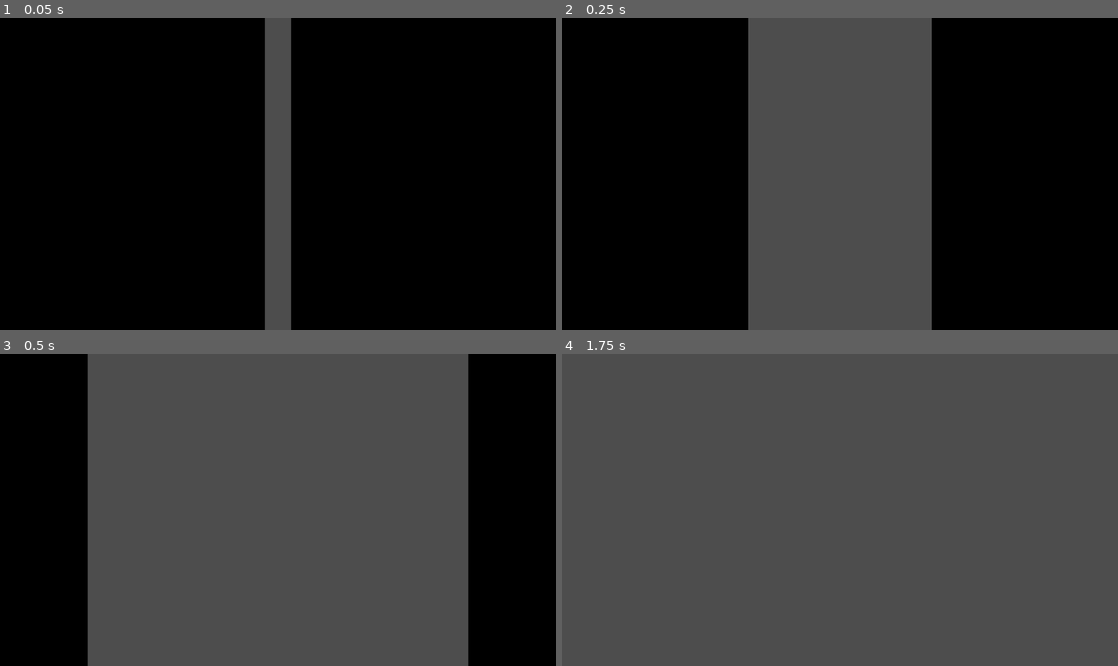
Above: before the commit, frames 1-4 (two rows, left to right).
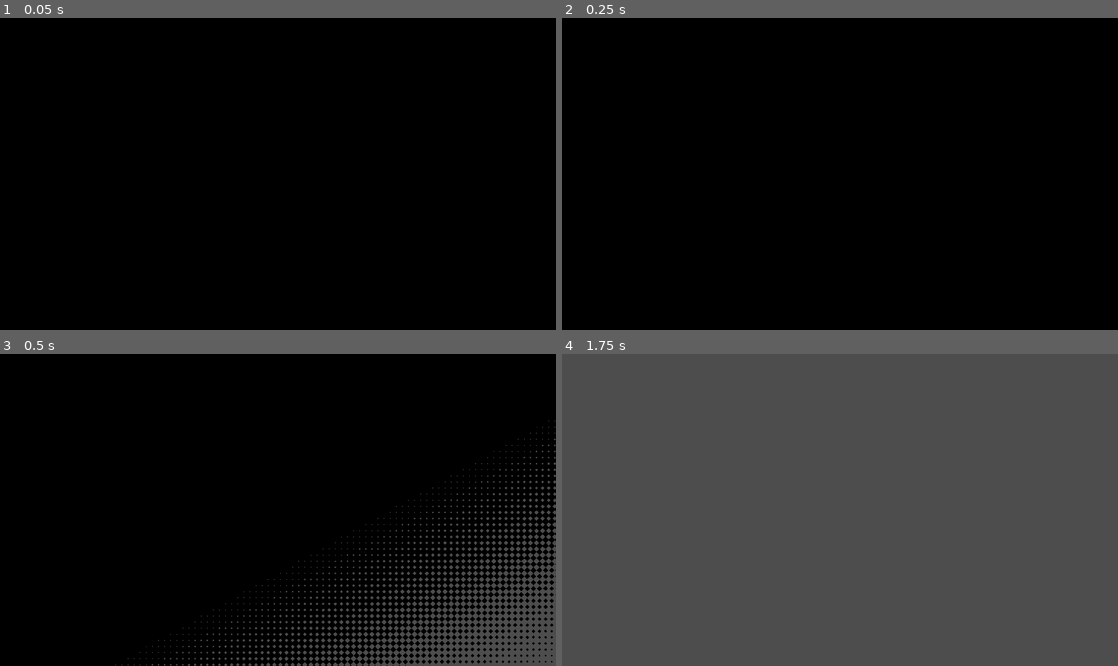
Above: after the commit, the same moments.

Repository: jcmljunior/hello
Game: Godot game, scene res://Motion/NodeTransition/Objects/NodeTransition.tscn
Same seed, same stepped clock (60 frames per second), same inputs: the game is played once before the commit and once after it. This scene is started directly instead of the project's main scene.
Inputs:
- Up to frame 1 (0.05 s): no input
- Up to frame 2 (0.25 s): no input
- Up to frame 3 (0.5 s): no input
- Up to frame 4 (1.75 s): hold Right (move_right) from 0.53 s (still down); tap Space (jump) at 0.77, 1.52 s; tap Enter at 1.25 s

The runs differ from the first frame. In frame 1, 4.8% of the frame differs, in the area x 47-53%, y 0-100%; in frame 2, 33%; in frame 3, 70%, in the area x 15-100%, y 0-100%; in frame 4, nothing differs.

Commit message:
Implementação da StateMachine no componente NodeTransition.

Diff:
--- a/Motion/NodeTransition/Objects/NodeTransition.tscn
+++ b/Motion/NodeTransition/Objects/NodeTransition.tscn
@@ -1,7 +1,11 @@
-[gd_scene load_steps=8 format=3 uid="uid://bxg4hifv5i6y1"]
+[gd_scene load_steps=12 format=3 uid="uid://bxg4hifv5i6y1"]
 
 [ext_resource type="Script" path="res://Motion/NodeTransition/Scripts/NodeTransition.gd" id="1_q184u"]
 [ext_resource type="Shader" uid="uid://bo3cbiqt4cblw" path="res://Motion/NodeTransition/Shader/NodeTransition.tres" id="1_u72vq"]
+[ext_resource type="PackedScene" uid="uid://dd3msna3abrjj" path="res://Motion/StateMachine/Object/StateMachine.tscn" id="2_8lt6w"]
+[ext_resource type="PackedScene" uid="uid://bj5hrf1d73vih" path="res://Motion/StateMachine/Object/State.tscn" id="3_px2fn"]
+[ext_resource type="Script" path="res://Motion/NodeTransition/Scripts/Backward.gd" id="4_mepyq"]
+[ext_resource type="Script" path="res://Motion/NodeTransition/Scripts/Forward.gd" id="5_u0stq"]
 
 [sub_resource type="ShaderMaterial" id="ShaderMaterial_0luw5"]
 shader = ExtResource("1_u72vq")
@@ -13,7 +17,7 @@
 shader_parameter/pixel_size = 15.0
 shader_parameter/circle_size = 1.5
 shader_parameter/curtains = 1.0
-shader_parameter/type = 3
+shader_parameter/type = 0
 
 [sub_resource type="Animation" id="Animation_v4d1y"]
 length = 0.001
@@ -74,6 +78,17 @@
 visible = false
 script = ExtResource("1_q184u")
 
+[node name="StateMachine" parent="." instance=ExtResource("2_8lt6w")]
+_auto_start = true
+
+[node name="Backward" parent="StateMachine" instance=ExtResource("3_px2fn")]
+script = ExtResource("4_mepyq")
+_one_shot = true
+
+[node name="Forward" parent="StateMachine" instance=ExtResource("3_px2fn")]
+script = ExtResource("5_u0stq")
+_one_shot = true
+
 [node name="Control" type="Control" parent="."]
 layout_mode = 3
 anchors_preset = 15
--- /dev/null
+++ b/Motion/NodeTransition/Scripts/Backward.gd
@@ -0,0 +1,10 @@
+extends State
+
+@onready var animation_player: AnimationPlayer = %AnimationPlayer
+
+func _process(_delta: float) -> void:
+	animation_player.play("backward")
+	await animation_player.animation_finished
+
+	# Não irá funcionar a transição entre estado se o modo de execução única estiver ativo.
+	#get_parent()._change_state_handler(get_node_or_null("Forward"))
--- /dev/null
+++ b/Motion/NodeTransition/Scripts/Forward.gd
@@ -0,0 +1,7 @@
+extends State
+
+@onready var animation_player: AnimationPlayer = %AnimationPlayer
+
+func _process(_delta: float) -> void:
+	animation_player.play("forward")
+	await animation_player.animation_finished
--- a/Motion/NodeTransition/Scripts/NodeTransition.gd
+++ b/Motion/NodeTransition/Scripts/NodeTransition.gd
@@ -2,18 +2,9 @@
 extends CanvasLayer
 
 @onready var animation_player: AnimationPlayer = %AnimationPlayer
-
 
 func _ready() -> void:
 	if Engine.is_editor_hint():
 		return set_visible(false)
 
 	set_visible(true)
-	_animation_backward()
-
-
-func _animation_forward() -> void:
-	animation_player.play("forward")
-
-func _animation_backward() -> void:
-	animation_player.play("backward")
